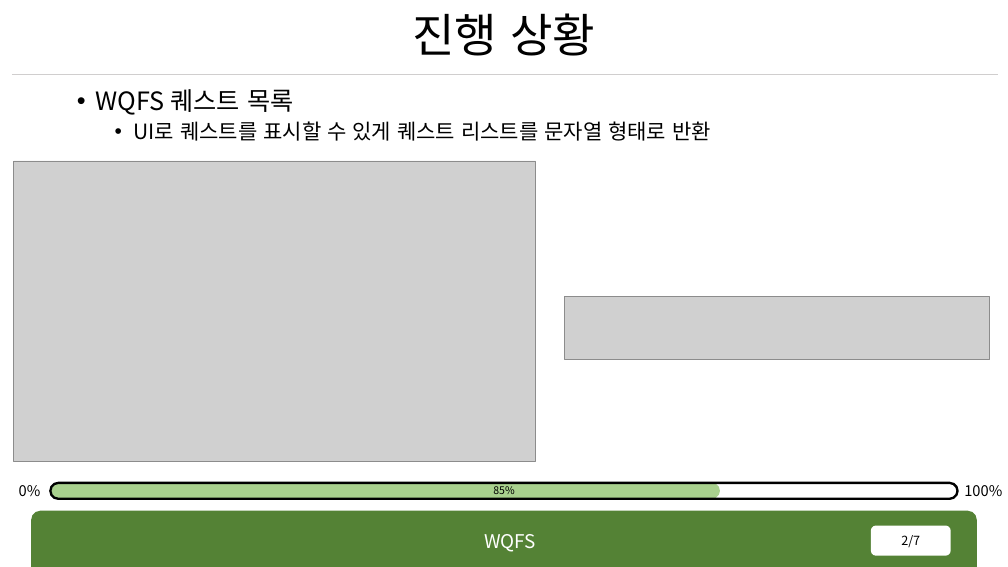
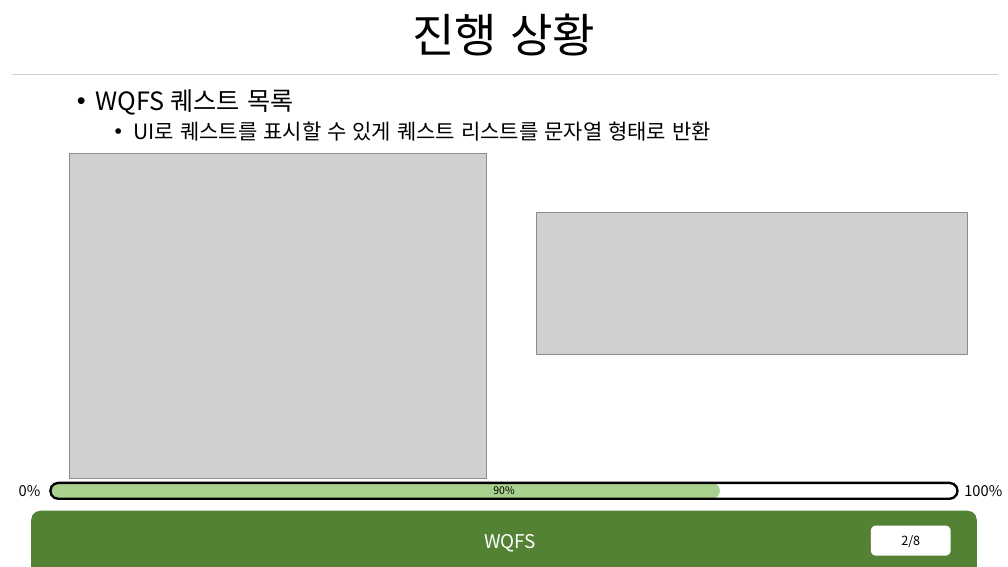
Before and after one commit to rennOobayashi/WQFS, a slide deck: slide 2 of WQFS.pptx. Drawn at 1008x567 pixels with LibreOffice and Linux fonts; fonts in the diff are those of the drawing; grey boxes stand for pictures. Boxes give left, top, right and bottom in pixels: in the first picture for what was removed or moved away, otherwise in the second. Text is boxed around its words. In the diff, an @@ line names an element or a change of style, - is before the commit and + after.

```diff
--- a/WQFS.pptx
+++ b/WQFS.pptx
@@ picture: place and size @@
-picture at [14, 161, 535, 461]
+picture at [70, 154, 487, 479]
@@ picture added at [536, 212, 967, 355] @@
@@ picture removed at [564, 297, 989, 359] @@
@@ text at [493, 486, 514, 498]: text changed @@
-85%
+90%
@@ page number at [901, 535, 920, 547]: text changed @@
-2/7
+2/8
```
Also in this commit, not shown: 4 other slides changed, 2 slides added, 25 other files.
